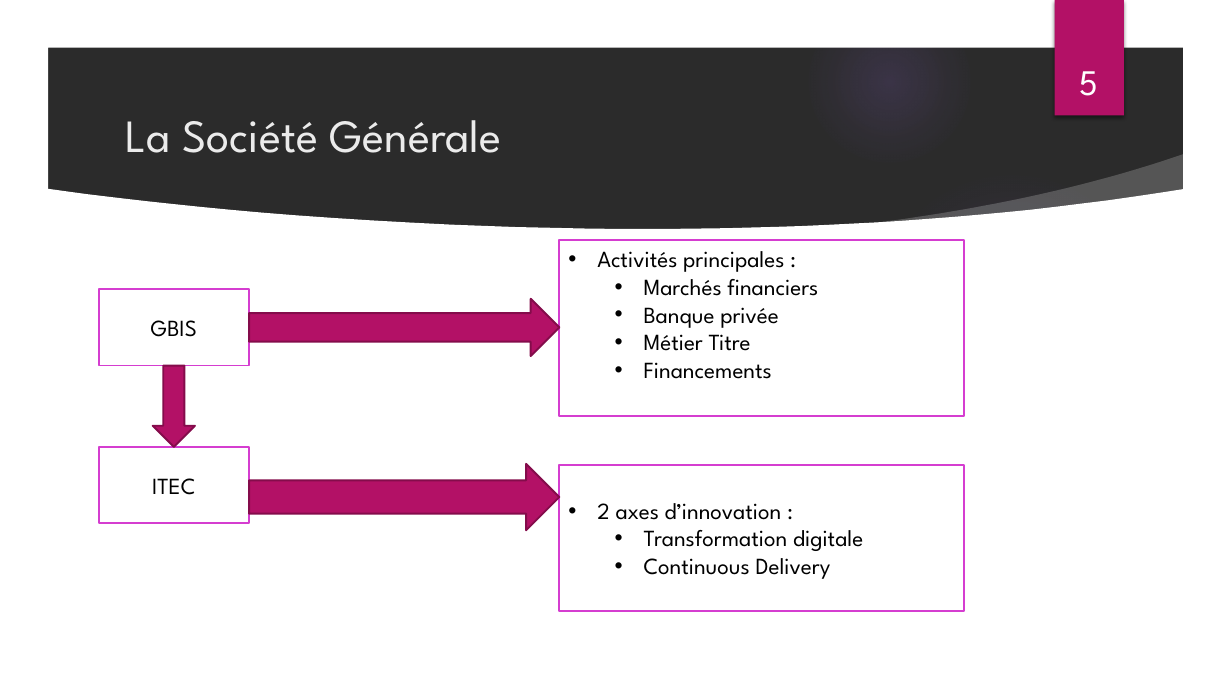
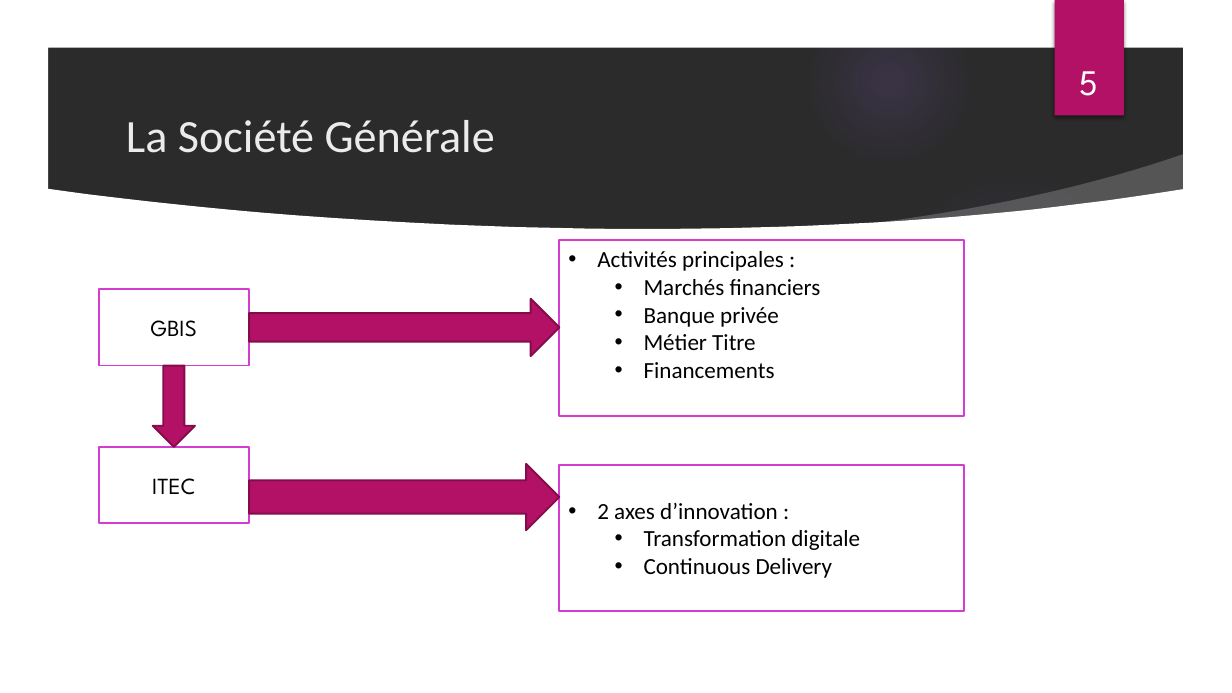
Before and after one commit to Thin-hinane/Rapport-de-stage-, a slide deck: slide 5 of PROJET IT DE GESTION DES OBLIGATIONS SECURISEES CBS.pptx. Drawn at 1232x693 pixels with LibreOffice and Linux fonts; fonts in the diff are those of the drawing; background and template pictures are left out; a plain dark background stands for a picture behind light text. Boxes give left, top, right and bottom in pixels: in the first picture for what was removed or moved away, otherwise in the second. Text is boxed around its words. In the diff, an @@ line names an element or a change of style, - is before the commit and + after.

```diff
--- a/PROJET IT DE GESTION DES OBLIGATIONS SECURISEES CBS.pptx
+++ b/PROJET IT DE GESTION DES OBLIGATIONS SECURISEES CBS.pptx
@@ font League Spartan to Calibri in 3 elements at (126, 120, 495, 153), (559, 240, 964, 416), (559, 465, 964, 611) @@
```
Also in this commit, not shown: 5 other slides changed, 16 slides added.
